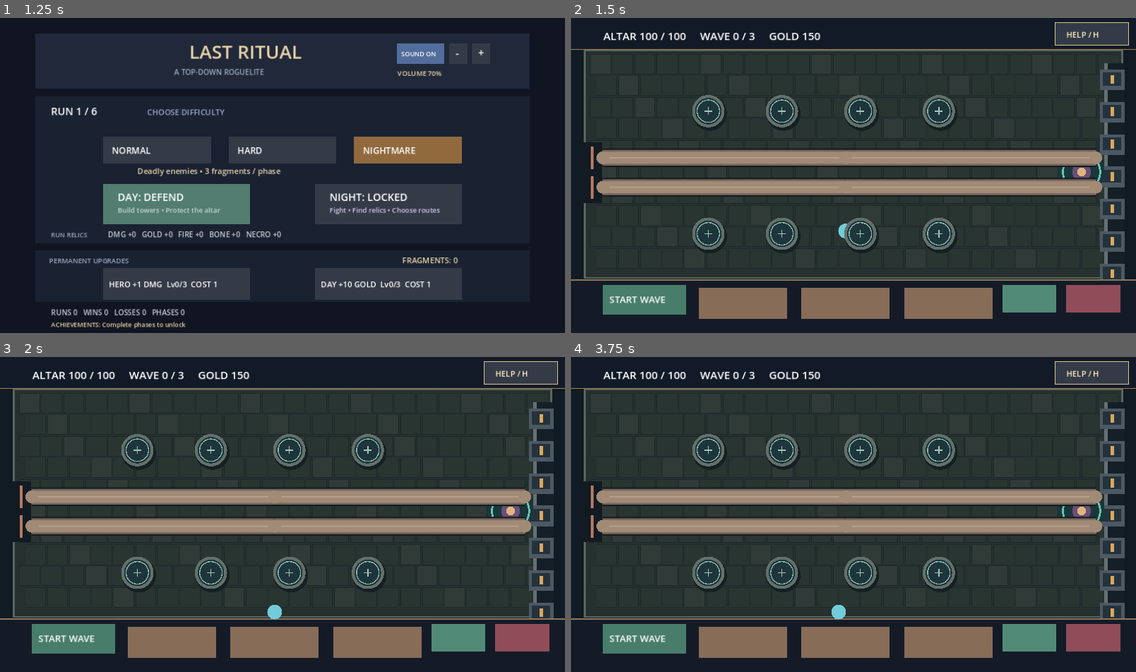
Above: before the commit, frames 1-4 (two rows, left to right).
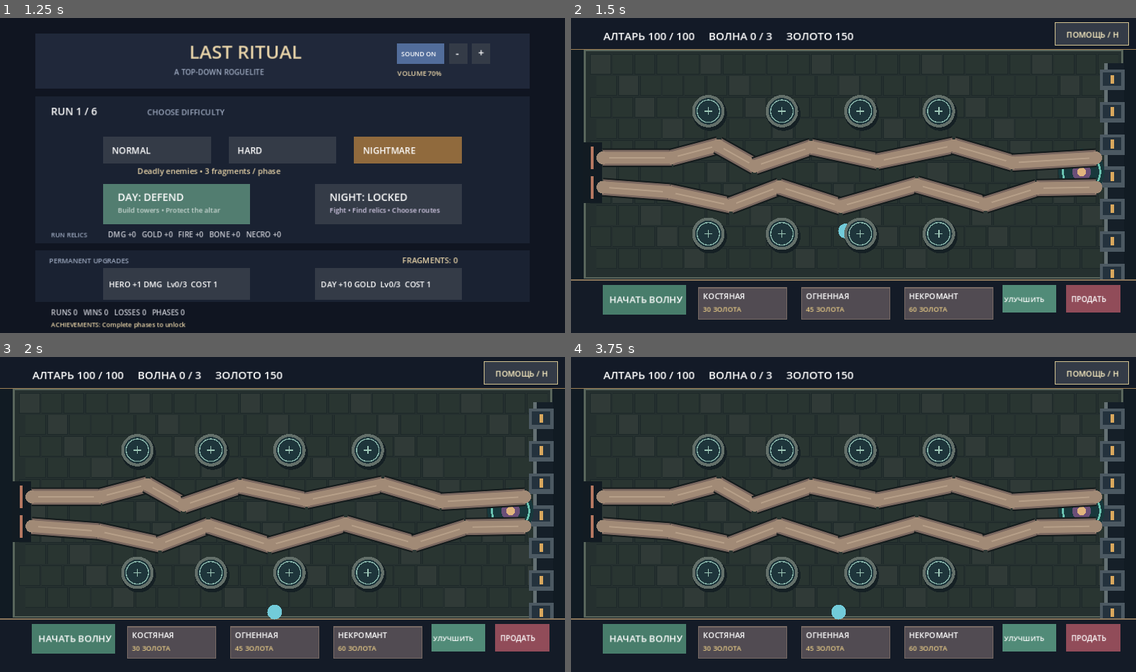
Above: after the commit, the same moments.

Repository: DoctorStrangeSH/Last-Ritual
Game: Godot game, scene res://scenes/run_loop.tscn
The game is run twice, just before and just after one commit, with the same random seed, the same clock (stepped at 60 frames per second) and the same inputs.
Inputs (mouse positions are in pixels of both pictures, inside the frame that each line leads up to):
- Up to frame 1 (1.25 s): tap Enter at 0.5 s; move the mouse to (406, 159) at 0.52 s; hold Right (ui_right) from 0.53 s (still down); tap H at 0.6 s; click (406, 159) at 0.67 s; tap Space at 0.77 s
- Up to frame 2 (1.5 s): tap Space at 1.25 s; move the mouse to (740, 191) at 1.27 s; release Right (ui_right) at 1.28 s; hold Down (ui_down) from 1.28 s (still down); tap R at 1.35 s; click (740, 191) at 1.42 s
- Up to frame 3 (2 s): keep holding Down (ui_down); tap Space at 1.52 s
- Up to frame 4 (3.75 s): move the mouse to (910, 445) at 2.02 s; release Down (ui_down) at 2.03 s; hold Right (ui_right) 2.03-2.78 s; tap H at 2.1, 3.6 s; click (910, 445) at 2.17 s; tap Enter at 2.75 s; move the mouse to (825, 580) at 2.77 s; hold Up (ui_up) 2.78-3.53 s; tap R at 2.85 s; click (825, 580) at 2.92 s; tap Space at 3.02, 3.5 s; move the mouse to (1023, 564) at 3.52 s; hold Left (ui_left) from 3.53 s (still down); click (1023, 564) at 3.67 s

Frame 1 is identical in both runs. In frame 2, 14% of the frame differs, in the area x 5-97%, y 4-96%; in frame 3, 14%; in frame 4, 14%.

Commit message:
feat(g1): integrate winding routes and Russian tower HUD with fortress artwork

Diff:
--- a/scripts/topdown_td_prototype.gd
+++ b/scripts/topdown_td_prototype.gd
@@ -18,8 +18,8 @@
 var necro_kill_streak := 0
 var summoned_spirits: Array[Dictionary] = []
 const PATHS := [
-    [Vector2(65, 285), Vector2(560, 285), Vector2(1070, 285)],
-    [Vector2(65, 345), Vector2(560, 345), Vector2(1070, 345)]
+    [Vector2(65, 285), Vector2(205, 285), Vector2(300, 260), Vector2(375, 302), Vector2(490, 263), Vector2(625, 292), Vector2(780, 260), Vector2(900, 295), Vector2(1070, 285)],
+    [Vector2(65, 345), Vector2(200, 355), Vector2(325, 382), Vector2(425, 344), Vector2(550, 384), Vector2(705, 340), Vector2(845, 380), Vector2(950, 347), Vector2(1070, 345)]
 ]
 var enemies: Array[Dictionary] = []
 var wave_number := 0
@@ -70,7 +70,7 @@
             best["boss_charge"] = 0.0
             best["boss_warning"] = false
             best["interrupt_hits"] = 0
-            boss_feedback_text = "ATTACK INTERRUPTED!"
+            boss_feedback_text = "АТАКА ПРЕРВАНА!"
             sfx.play_effect("interrupt")
             boss_feedback_time = 1.4
     hero_attack_cooldown = 0.28
@@ -106,20 +106,29 @@
             enemy["delay"] = maxf(0.0, float(enemy["delay"]) - delta)
             continue
         var path: Array = PATHS[int(enemy["lane"])]
-        var waypoint: int = enemy["waypoint"]
-        var target: Vector2 = path[waypoint]
+        var waypoint: int = int(enemy["waypoint"])
         var position: Vector2 = enemy["pos"]
-        enemy["pos"] = position.move_toward(target, float(enemy.get("speed", 85.0)) * delta)
-        if enemy["pos"].distance_to(target) < 0.1:
-            waypoint += 1
-            if waypoint >= path.size():
-                enemies.erase(enemy)
-                enemies_escaped += 1
-                altar_hp = maxi(0, altar_hp - 10)
-                if altar_hp == 0:
-                    defense_state = "lost"
+        # Полный остаток движения за кадр проходит все достигнутые повороты.
+        # Без этого враг задерживается на каждой точке и зависит от FPS.
+        var remaining := float(enemy.get("speed", 85.0)) * delta
+        while remaining > 0.0 and waypoint < path.size():
+            var target: Vector2 = path[waypoint]
+            var distance := position.distance_to(target)
+            if distance > remaining:
+                position = position.move_toward(target, remaining)
+                remaining = 0.0
             else:
-                enemy["waypoint"] = waypoint
+                position = target
+                remaining -= distance
+                waypoint += 1
+        enemy["pos"] = position
+        enemy["waypoint"] = waypoint
+        if waypoint >= path.size():
+            enemies.erase(enemy)
+            enemies_escaped += 1
+            altar_hp = maxi(0, altar_hp - 10)
+            if altar_hp == 0:
+                defense_state = "lost"
     queue_redraw()
 
 func tick_boss(delta: float) -> void:
@@ -133,7 +142,7 @@
             enemy["boss_warning"] = false
             enemy["interrupt_hits"] = 0
             altar_hp = maxi(0, altar_hp - (8 + difficulty * 4))
-            boss_feedback_text = "ALTAR HIT! -%d HP" % (8 + difficulty * 4)
+            boss_feedback_text = "АЛТАРЬ ПОВРЕЖДЁН! -%d ОЗ" % (8 + difficulty * 4)
             sfx.play_effect("blast")
             boss_feedback_time = 1.2
             if altar_hp == 0:
@@ -478,12 +487,12 @@
     draw_fortress_ground()
     if defense_state != "playing":
         draw_rect(Rect2(345, 225, 460, 210), Color("#285849") if defense_state == "won" else Color("#693943"))
-        draw_string(ThemeDB.fallback_font, Vector2(485, 301), "VICTORY" if defense_state == "won" else "ALTAR FALLEN", HORIZONTAL_ALIGNMENT_LEFT, -1, 28, Color.WHITE)
+        draw_string(ThemeDB.fallback_font, Vector2(485, 301), "ПОБЕДА" if defense_state == "won" else "АЛТАРЬ ПАЛ", HORIZONTAL_ALIGNMENT_LEFT, -1, 28, Color.WHITE)
         draw_rect(RESTART_BUTTON, Color("#8ca9bc"))
-        draw_string(ThemeDB.fallback_font, Vector2(480, 386), "RESTART DEFENSE", HORIZONTAL_ALIGNMENT_LEFT, -1, 20, Color.WHITE)
-    draw_string(ThemeDB.fallback_font, Vector2(66, 45), "ALTAR %d / 100     WAVE %d / 3     GOLD %d" % [altar_hp, wave_number, coins], HORIZONTAL_ALIGNMENT_LEFT, -1, 22, Color.WHITE)
+        draw_string(ThemeDB.fallback_font, Vector2(480, 386), "НАЧАТЬ ЗАНОВО", HORIZONTAL_ALIGNMENT_LEFT, -1, 20, Color.WHITE)
+    draw_string(ThemeDB.fallback_font, Vector2(66, 45), "АЛТАРЬ %d / 100     ВОЛНА %d / 3     ЗОЛОТО %d" % [altar_hp, wave_number, coins], HORIZONTAL_ALIGNMENT_LEFT, -1, 22, Color.WHITE)
     draw_rect(WAVE_BUTTON, Color("#487d6b") if enemies.is_empty() and wave_number < 3 and altar_hp > 0 else Color("#454b54"))
-    draw_string(ThemeDB.fallback_font, Vector2(78, 581), "START WAVE", HORIZONTAL_ALIGNMENT_LEFT, -1, 19, Color.WHITE)
+    draw_string(ThemeDB.fallback_font, Vector2(78, 581), "НАЧАТЬ ВОЛНУ", HORIZONTAL_ALIGNMENT_LEFT, -1, 19, Color.WHITE)
     for path in PATHS:
         draw_fortress_road(path)
     for enemy in enemies:
@@ -495,13 +504,13 @@
                     var warning_progress: float = clampf(float(enemy.get("boss_charge", 3.0)) - 3.0, 0.0, 1.0)
                     draw_arc(enemy["pos"], 45.0, -PI / 2.0, -PI / 2.0 + TAU, 48, Color("#694e36"), 4.0)
                     draw_arc(enemy["pos"], 45.0, -PI / 2.0, -PI / 2.0 + TAU * warning_progress, 48, Color("#ffde80"), 6.0)
-                    draw_string(ThemeDB.fallback_font, enemy["pos"] + Vector2(-55, -61), "ALTAR BLAST", HORIZONTAL_ALIGNMENT_LEFT, -1, 16, Color("#ffde80"))
-                    draw_string(ThemeDB.fallback_font, enemy["pos"] + Vector2(-53, 61), "HERO: HIT 2x (%d/2)" % int(enemy.get("interrupt_hits", 0)), HORIZONTAL_ALIGNMENT_LEFT, -1, 13, Color("#f6e6c4"))
+                    draw_string(ThemeDB.fallback_font, enemy["pos"] + Vector2(-55, -61), "УДАР ПО АЛТАРЮ", HORIZONTAL_ALIGNMENT_LEFT, -1, 16, Color("#ffde80"))
+                    draw_string(ThemeDB.fallback_font, enemy["pos"] + Vector2(-53, 61), "ГЕРОЙ: 2 УДАРА (%d/2)" % int(enemy.get("interrupt_hits", 0)), HORIZONTAL_ALIGNMENT_LEFT, -1, 13, Color("#f6e6c4"))
                 draw_rect(Rect2(enemy["pos"] + Vector2(-28.0, -43.0), Vector2(56.0 * clampf(float(enemy["hp"]) / float(55 + difficulty * 15), 0.0, 1.0), 5.0)), Color("#df7b94"))
             else:
                 draw_circle(enemy["pos"], 16.0 if enemy.get("role", "grunt") == "brute" else 10.0 if enemy.get("role", "grunt") == "runner" else 12.0, Color("#8591b8") if enemy.get("role", "grunt") == "brute" else Color("#efc36f") if enemy.get("role", "grunt") == "runner" else Color("#c67f64"))
     if boss_feedback_time > 0.0:
-        draw_rect(Rect2(385, 71, 382, 42), Color("#314f47") if boss_feedback_text == "ATTACK INTERRUPTED!" else Color("#683c46"))
+        draw_rect(Rect2(385, 71, 382, 42), Color("#314f47") if boss_feedback_text == "АТАКА ПРЕРВАНА!" else Color("#683c46"))
         draw_string(ThemeDB.fallback_font, Vector2(407, 98), boss_feedback_text, HORIZONTAL_ALIGNMENT_LEFT, -1, 21, Color("#fff0cf"))
     for spirit in summoned_spirits:
         draw_circle(spirit["pos"], 10.0, Color("#6de6b2"))
@@ -523,26 +532,34 @@
             draw_arc(pos, 39, 0, TAU, 32, Color("#d8d0a1"), 3)
         if selected_type != "" and not occupied and pos.distance_to(get_global_mouse_position()) < 36:
             draw_arc(pos, 80, 0, TAU, 48, Color("#78b8b4"), 2)
+    var tower_names := ["КОСТЯНАЯ", "ОГНЕННАЯ", "НЕКРОМАНТ"]
+    var tower_ids := ["bone", "fire", "necro"]
     for i in range(3):
-        draw_rect(Rect2(260.0 + i * 210.0, 550.0, 180.0, 64.0), Color("#876c58"))
+        var card := Rect2(260.0 + i * 210.0, 550.0, 180.0, 64.0)
+        draw_rect(card, Color("#4f746f") if selected_type == tower_ids[i] else Color("#514b52"))
+        draw_rect(card, Color("#e5c985") if selected_type == tower_ids[i] else Color("#796b65"), false, 2.0)
+        draw_string(ThemeDB.fallback_font, card.position + Vector2(9, 23), tower_names[i], HORIZONTAL_ALIGNMENT_LEFT, -1, 16, Color.WHITE)
+        draw_string(ThemeDB.fallback_font, card.position + Vector2(9, 49), "%d ЗОЛОТА" % COSTS[tower_ids[i]], HORIZONTAL_ALIGNMENT_LEFT, -1, 14, Color("#e5c985"))
     draw_rect(Rect2(880, 545, 110, 55), Color("#518b78"))
+    draw_string(ThemeDB.fallback_font, Vector2(883, 579), "УЛУЧШИТЬ", HORIZONTAL_ALIGNMENT_LEFT, -1, 14, Color.WHITE)
     draw_rect(Rect2(1010, 545, 110, 55), Color("#914c59"))
+    draw_string(ThemeDB.fallback_font, Vector2(1020, 579), "ПРОДАТЬ", HORIZONTAL_ALIGNMENT_LEFT, -1, 15, Color.WHITE)
 
     draw_rect(HELP_BUTTON, Color("#526d9b") if help_visible else Color("#343b47"))
     draw_rect(HELP_BUTTON, Color("#d5c592"), false, 1.5)
-    draw_string(ThemeDB.fallback_font, HELP_BUTTON.position + Vector2(23.0, 30.0), "HELP / H", HORIZONTAL_ALIGNMENT_LEFT, -1, 16, Color("#fff2c5"))
+    draw_string(ThemeDB.fallback_font, HELP_BUTTON.position + Vector2(23.0, 30.0), "ПОМОЩЬ / H", HORIZONTAL_ALIGNMENT_LEFT, -1, 16, Color("#fff2c5"))
     if help_visible:
         var help_panel := Rect2(286, 116, 580, 410)
         draw_rect(help_panel, Color(0.055, 0.07, 0.11, 0.97))
         draw_rect(help_panel, Color("#d5c592"), false, 2.0)
-        draw_string(ThemeDB.fallback_font, Vector2(430, 160), "DAY DEFENSE CONTROLS", HORIZONTAL_ALIGNMENT_LEFT, -1, 25, Color("#e7d3a8"))
-        draw_string(ThemeDB.fallback_font, Vector2(326, 207), "WASD / ARROWS  -  Move the hero", HORIZONTAL_ALIGNMENT_LEFT, -1, 17, Color.WHITE)
-        draw_string(ThemeDB.fallback_font, Vector2(326, 247), "Choose BONE / FIRE / NECRO below, then click a pad", HORIZONTAL_ALIGNMENT_LEFT, -1, 16, Color.WHITE)
-        draw_string(ThemeDB.fallback_font, Vector2(326, 287), "Click a built tower to select it", HORIZONTAL_ALIGNMENT_LEFT, -1, 17, Color.WHITE)
-        draw_string(ThemeDB.fallback_font, Vector2(326, 327), "UPGRADE / SELL manage the selected tower", HORIZONTAL_ALIGNMENT_LEFT, -1, 16, Color.WHITE)
-        draw_string(ThemeDB.fallback_font, Vector2(326, 367), "Click open ground  -  Hero attacks toward cursor", HORIZONTAL_ALIGNMENT_LEFT, -1, 16, Color.WHITE)
-        draw_string(ThemeDB.fallback_font, Vector2(326, 407), "RIGHT CLICK or ESC  -  Cancel tower selection", HORIZONTAL_ALIGNMENT_LEFT, -1, 16, Color.WHITE)
-        draw_string(ThemeDB.fallback_font, Vector2(326, 447), "START WAVE  -  Send the next wave", HORIZONTAL_ALIGNMENT_LEFT, -1, 16, Color.WHITE)
-        draw_string(ThemeDB.fallback_font, Vector2(326, 490), "Action paused - press H or click Continue", HORIZONTAL_ALIGNMENT_LEFT, -1, 14, Color("#d5c592"))
+        draw_string(ThemeDB.fallback_font, Vector2(430, 160), "УПРАВЛЕНИЕ ОБОРОНОЙ", HORIZONTAL_ALIGNMENT_LEFT, -1, 25, Color("#e7d3a8"))
+        draw_string(ThemeDB.fallback_font, Vector2(326, 207), "WASD / СТРЕЛКИ — движение героя", HORIZONTAL_ALIGNMENT_LEFT, -1, 17, Color.WHITE)
+        draw_string(ThemeDB.fallback_font, Vector2(326, 247), "Выбери башню внизу, затем нажми на площадку", HORIZONTAL_ALIGNMENT_LEFT, -1, 16, Color.WHITE)
+        draw_string(ThemeDB.fallback_font, Vector2(326, 287), "Нажми на башню, чтобы выбрать её", HORIZONTAL_ALIGNMENT_LEFT, -1, 17, Color.WHITE)
+        draw_string(ThemeDB.fallback_font, Vector2(326, 327), "УЛУЧШИТЬ / ПРОДАТЬ — действия с башней", HORIZONTAL_ALIGNMENT_LEFT, -1, 16, Color.WHITE)
+        draw_string(ThemeDB.fallback_font, Vector2(326, 367), "Клик по полю — атака героя по курсору", HORIZONTAL_ALIGNMENT_LEFT, -1, 16, Color.WHITE)
+        draw_string(ThemeDB.fallback_font, Vector2(326, 407), "ПКМ / Esc — отменить выбор башни", HORIZONTAL_ALIGNMENT_LEFT, -1, 16, Color.WHITE)
+        draw_string(ThemeDB.fallback_font, Vector2(326, 447), "НАЧАТЬ ВОЛНУ — запустить врагов", HORIZONTAL_ALIGNMENT_LEFT, -1, 16, Color.WHITE)
+        draw_string(ThemeDB.fallback_font, Vector2(326, 490), "Игра на паузе — H или «Продолжить»", HORIZONTAL_ALIGNMENT_LEFT, -1, 14, Color("#d5c592"))
         draw_rect(HELP_CLOSE_BUTTON, Color("#527d70"))
-        draw_string(ThemeDB.fallback_font, HELP_CLOSE_BUTTON.position + Vector2(11.0, 29.0), "CONTINUE", HORIZONTAL_ALIGNMENT_LEFT, -1, 16, Color.WHITE)
+        draw_string(ThemeDB.fallback_font, HELP_CLOSE_BUTTON.position + Vector2(11.0, 29.0), "ПРОДОЛЖИТЬ", HORIZONTAL_ALIGNMENT_LEFT, -1, 16, Color.WHITE)
